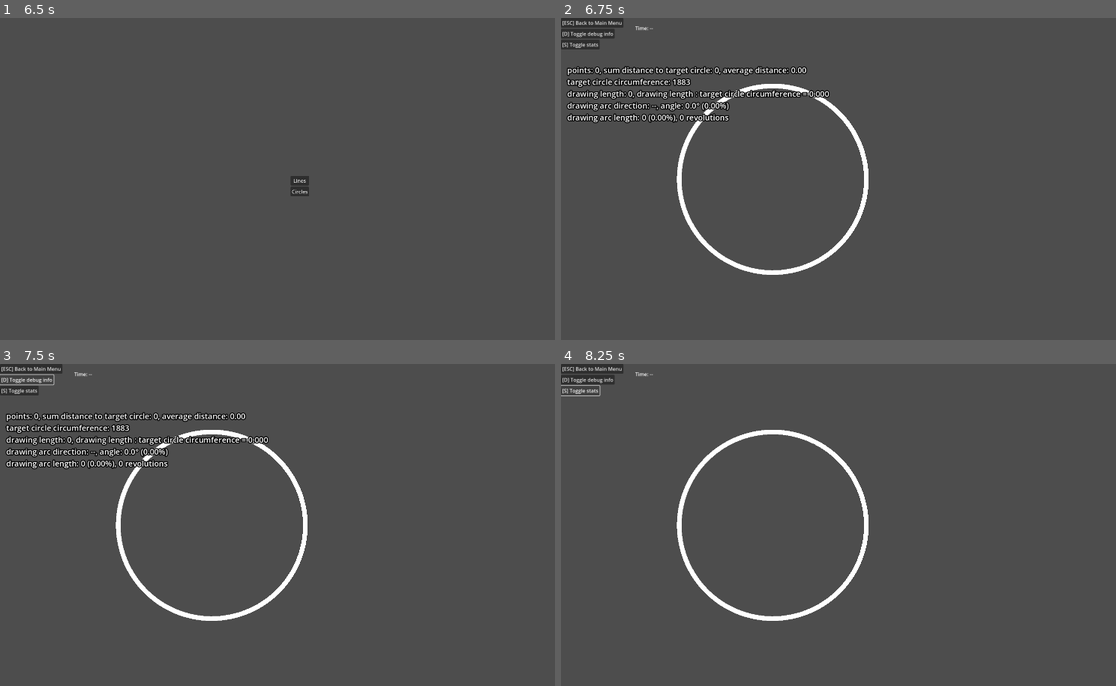
Above: before the commit, frames 1-4 (two rows, left to right).
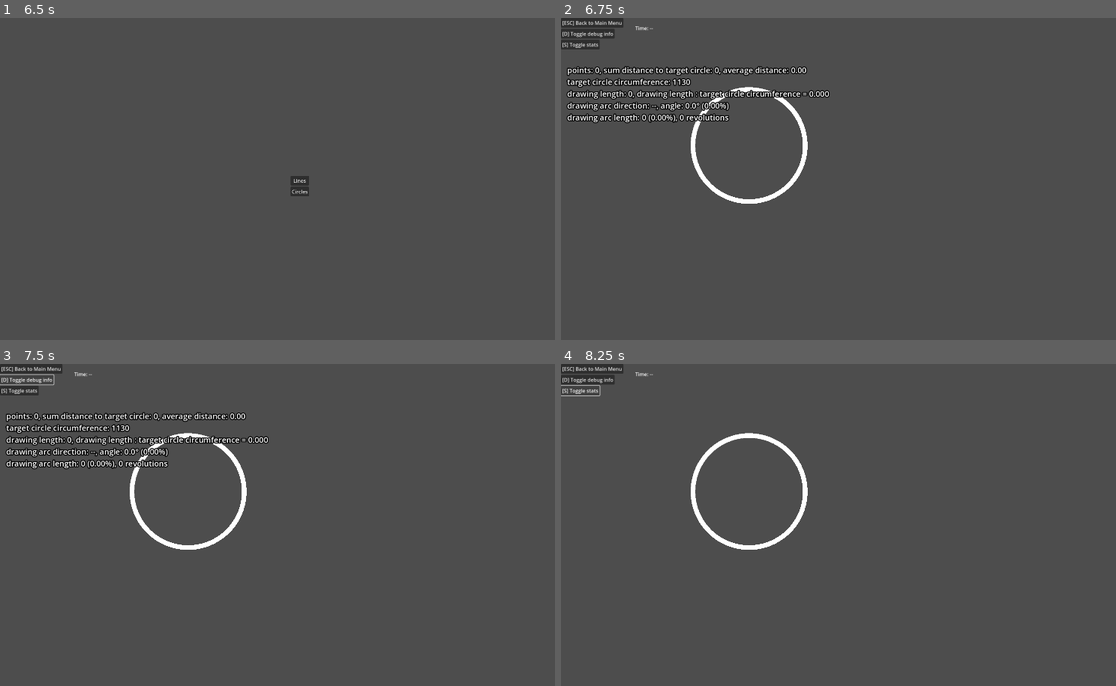
Above: after the commit, the same moments.

Repository: Toxe/godot-tablet-trainer
Game: Godot game, scene res://scenes/main_menu/main_menu.tscn
Two runs of this game, one before a commit and one after it. Both use one fixed random seed, a clock stepped at 60 frames per second and the inputs below.
Inputs:
- Up to frame 1 (6.5 s): click "Lines" at 0.5 s; click "[D] Toggle debug info" at 1.25 s; click "[S] Toggle stats" at 2 s; click "[D] Toggle debug info" at 2.75 s; click "[S] Toggle stats" at 3.5 s; click "[D] Toggle debug info" at 4.25 s; click "[S] Toggle stats" at 5 s; click "[ESC] Back to Main Menu" at 5.75 s
- Up to frame 2 (6.75 s): click "Circles" at 6.5 s
- Up to frame 3 (7.5 s): click "[D] Toggle debug info" at 7.25 s
- Up to frame 4 (8.25 s): click "[S] Toggle stats" at 8 s

Frame 1 is identical in both runs. In frame 2, 2.2% of the frame differs, in the area x 20-56%, y 18-80%; in frame 3, 2.2%; in frame 4, 2.3%, in the area x 20-56%, y 20-80%.

Commit message:
Add workspace helper functions

Diff:
--- a/TabletTrainer/scenes/circle_trainer/circle_trainer.gd
+++ b/TabletTrainer/scenes/circle_trainer/circle_trainer.gd
@@ -58,18 +58,37 @@
             draw_line(info_drawing_arc_position, info_drawing_arc_last_point, Color.GREEN, 2)
 
 
+func get_workspace_margin() -> float:
+    var window_size := get_window().size
+    return mini(window_size.x, window_size.y) * margin_screen_ratio
+
+
+func get_workspace() -> Rect2:
+    var window_size := get_window().size
+    var margin := get_workspace_margin()
+    return Rect2(margin, margin, window_size.x - 2 * margin, window_size.y - 2 * margin)
+
+
+func get_min_circle_radius() -> float:
+    var rect := get_workspace()
+    return minf(rect.size.x, rect.size.y) * target_circle_min_radius_screen_ratio
+
+
+func get_max_circle_radius() -> float:
+    var rect := get_workspace()
+    return minf(rect.size.x, rect.size.y) * target_circle_max_radius_screen_ratio
+
+
 func create_new_target_circle() -> void:
-    var window_size := get_window().size
-    var margin: float = min(window_size.x, window_size.y) * margin_screen_ratio
-
-    var min_radius: float = min(window_size.x, window_size.y) * target_circle_min_radius_screen_ratio
-    var max_radius: float = min(window_size.x, window_size.y) * target_circle_max_radius_screen_ratio
-    target_circle_radius = randf_range(min_radius, max_radius)
+    var workspace := get_workspace()
+    var margin := get_workspace_margin()
+
+    target_circle_radius = randf_range(get_min_circle_radius(), get_max_circle_radius())
 
     var x_min := margin + target_circle_radius
     var y_min := margin + target_circle_radius
-    var x_max := window_size.x - (margin + target_circle_radius)
-    var y_max := window_size.y - (margin + target_circle_radius)
+    var x_max := workspace.end.x - target_circle_radius
+    var y_max := workspace.end.y - target_circle_radius
 
     target_circle_position = Vector2(randf_range(x_min, x_max), randf_range(y_min, y_max))
 
